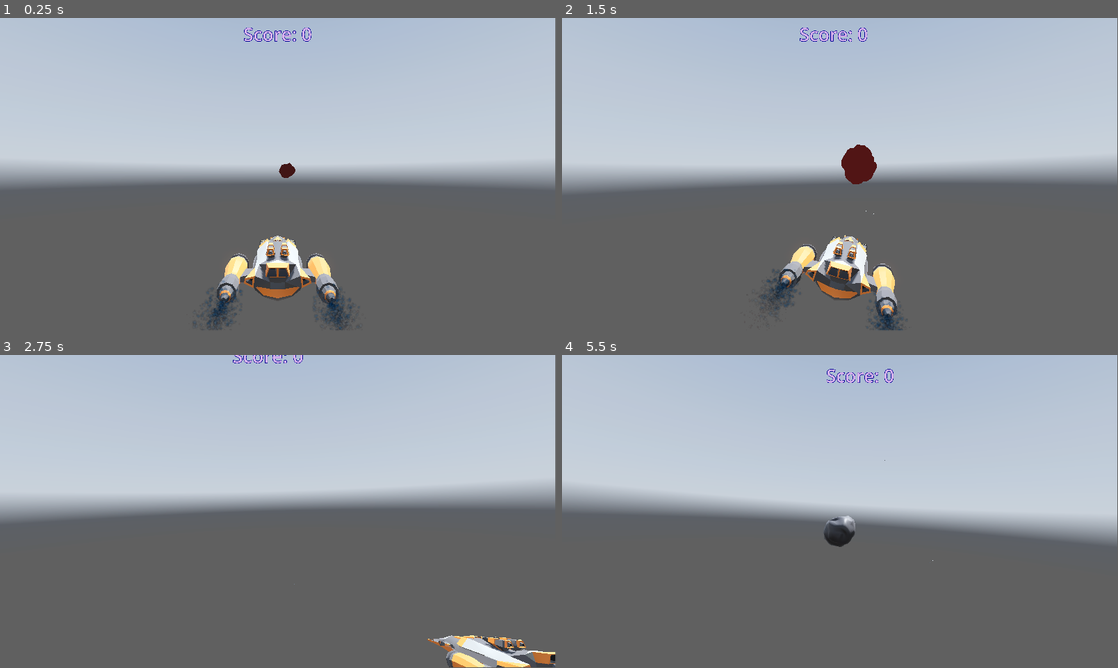
Above: before the commit, frames 1-4 (two rows, left to right).
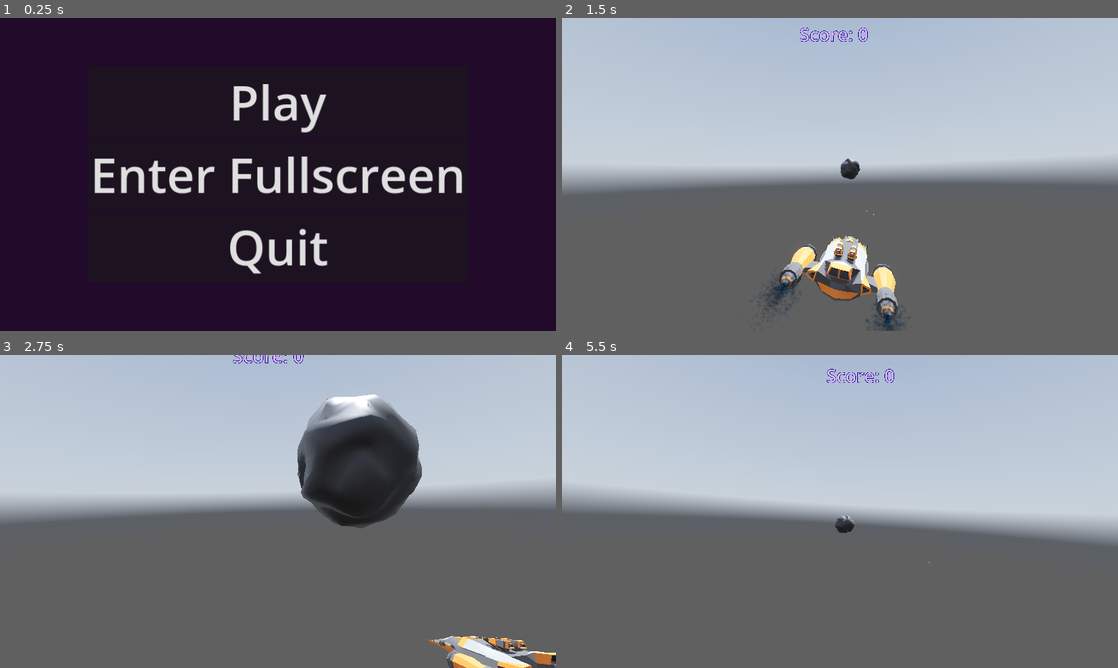
Above: after the commit, the same moments.

Repository: jeromewagener/PlanetaryShipmentsInc
Game: Godot game, scene res://menu/control.tscn
Same seed, same stepped clock (60 frames per second), same inputs: the game is played once before the commit and once after it. Before the commit the project starts from res://level1.tscn. A sky picture missing from this copy of the repository is replaced by a grey-blue gradient.
Inputs (mouse positions are in pixels of both pictures, inside the frame that each line leads up to):
- Up to frame 1 (0.25 s): no input
- Up to frame 2 (1.5 s): click (840, 102) at 0.5 s, where only the run after the commit has a clickable "Play"; hold Right (fly_right) from 1.28 s (still down); tap Space (fire_laser) at 1.35 s
- Up to frame 3 (2.75 s): release Right (fly_right) at 2.03 s; hold S (fly_down) from 2.03 s (still down); tap Space (fire_laser) at 2.1 s
- Up to frame 4 (5.5 s): release S (fly_down) at 2.78 s; hold Right (fly_right) 2.78-3.53 s; tap Space (fire_laser) every 0.75 s from 2.85 to 5.1 s; hold W (fly_up) 3.53-4.28 s; hold A (fly_left) from 4.28 s (still down)
The window is 799x449 before the commit and 800x450 after it. Grey fills any space a smaller window leaves; there, only what the larger window draws over its background counts as a difference.

The runs differ from the first frame. In frame 1, 99% of the frame differs, in the area x 0-100%, y 0-100%; in frame 2, 1.6%; in frame 3, 7.8%; in frame 4, 0.6%.

Commit message:
Adding an easy way to switch between window and fullscreen mode

Diff:
--- a/asteroid/asteroid.gd
+++ b/asteroid/asteroid.gd
@@ -27,8 +27,8 @@
 		var playerPosition: Vector3 = player.get_child(0).position;
 
 		if (player != null
-			and get_parent().position.x < playerPosition.x + 10 and get_parent().position.x > playerPosition.x - 10
-			and get_parent().position.y < playerPosition.y + 10 and get_parent().position.y > playerPosition.y - 10):
+			and get_parent().position.x < playerPosition.x + 7.5 and get_parent().position.x > playerPosition.x - 7.5
+			and get_parent().position.y < playerPosition.y + 7.5 and get_parent().position.y > playerPosition.y - 7.5):
 			asteroid_model.material_overlay = attentionShader
 		else:
 			#print("deactivateShader")
--- /dev/null
+++ b/menu/control.tscn
@@ -0,0 +1,54 @@
+[gd_scene load_steps=2 format=3 uid="uid://ofhvjyfvvrf0"]
+
+[ext_resource type="Script" path="res://menu/menu.gd" id="1_v0b8s"]
+
+[node name="Control" type="Control"]
+layout_mode = 3
+anchors_preset = 15
+anchor_right = 1.0
+anchor_bottom = 1.0
+grow_horizontal = 2
+grow_vertical = 2
+script = ExtResource("1_v0b8s")
+
+[node name="ColorRect" type="ColorRect" parent="."]
+layout_mode = 1
+anchors_preset = 15
+anchor_right = 1.0
+anchor_bottom = 1.0
+grow_horizontal = 2
+grow_vertical = 2
+color = Color(0.133333, 0.0392157, 0.168627, 1)
+
+[node name="VBoxContainer" type="VBoxContainer" parent="ColorRect"]
+layout_mode = 1
+anchors_preset = 8
+anchor_left = 0.5
+anchor_top = 0.5
+anchor_right = 0.5
+anchor_bottom = 0.5
+offset_left = -364.5
+offset_top = -221.5
+offset_right = 364.5
+offset_bottom = 221.5
+grow_horizontal = 2
+grow_vertical = 2
+
+[node name="PlayButton" type="Button" parent="ColorRect/VBoxContainer"]
+layout_mode = 2
+theme_override_font_sizes/font_size = 100
+text = "Play"
+
+[node name="SwitchFullscreenWindowButton" type="Button" parent="ColorRect/VBoxContainer"]
+layout_mode = 2
+theme_override_font_sizes/font_size = 100
+text = "Enter Fullscreen"
+
+[node name="QuitButton" type="Button" parent="ColorRect/VBoxContainer"]
+layout_mode = 2
+theme_override_font_sizes/font_size = 100
+text = "Quit"
+
+[connection signal="pressed" from="ColorRect/VBoxContainer/PlayButton" to="." method="_on_play_button_pressed"]
+[connection signal="pressed" from="ColorRect/VBoxContainer/SwitchFullscreenWindowButton" to="." method="_on_switch_fullscreen_window_button_pressed"]
+[connection signal="pressed" from="ColorRect/VBoxContainer/QuitButton" to="." method="_on_quit_button_pressed"]
--- /dev/null
+++ b/menu/menu.gd
@@ -0,0 +1,20 @@
+extends Control
+
+@onready var switch_fullscreen_window_button: Button = $ColorRect/VBoxContainer/SwitchFullscreenWindowButton
+
+func _ready() -> void:
+	pass
+
+func _on_play_button_pressed() -> void:
+	get_tree().change_scene_to_file("res://level1.tscn")
+
+func _on_quit_button_pressed() -> void:
+	get_tree().quit()
+
+func _on_switch_fullscreen_window_button_pressed() -> void:
+	if DisplayServer.window_get_mode() == DisplayServer.WINDOW_MODE_WINDOWED:
+		DisplayServer.window_set_mode(DisplayServer.WINDOW_MODE_EXCLUSIVE_FULLSCREEN)
+		switch_fullscreen_window_button.text = "Enter Window Mode"
+	else:
+		DisplayServer.window_set_mode(DisplayServer.WINDOW_MODE_WINDOWED)
+		switch_fullscreen_window_button.text = "Enter Fullscreen"
--- a/project.godot
+++ b/project.godot
@@ -11,16 +11,14 @@
 [application]
 
 config/name="Planetary Shipments Inc"
-run/main_scene="res://level1.tscn"
+run/main_scene="res://menu/control.tscn"
 config/features=PackedStringArray("4.2", "Forward Plus")
 config/icon="res://icon.svg"
 
 [display]
 
-window/size/viewport_width=1920
-window/size/viewport_height=1080
-window/size/resizable=false
-window/size/borderless=true
+window/stretch/mode="canvas_items"
+window/stretch/aspect="expand"
 
 [input]
 
